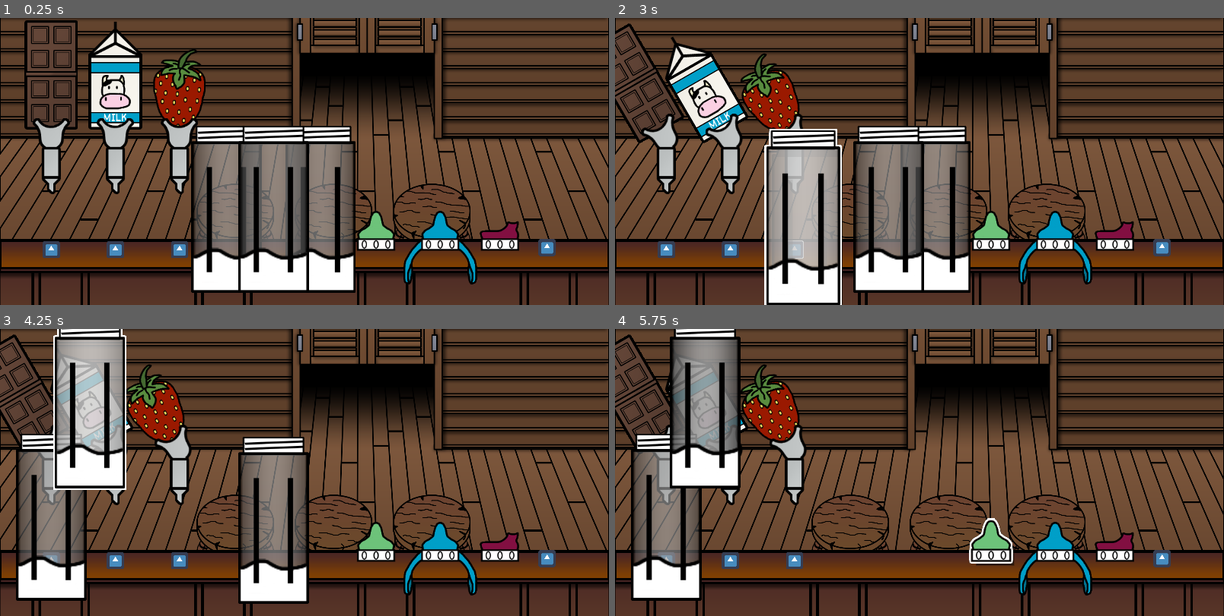
Above: before the commit, frames 1-4 (two rows, left to right).
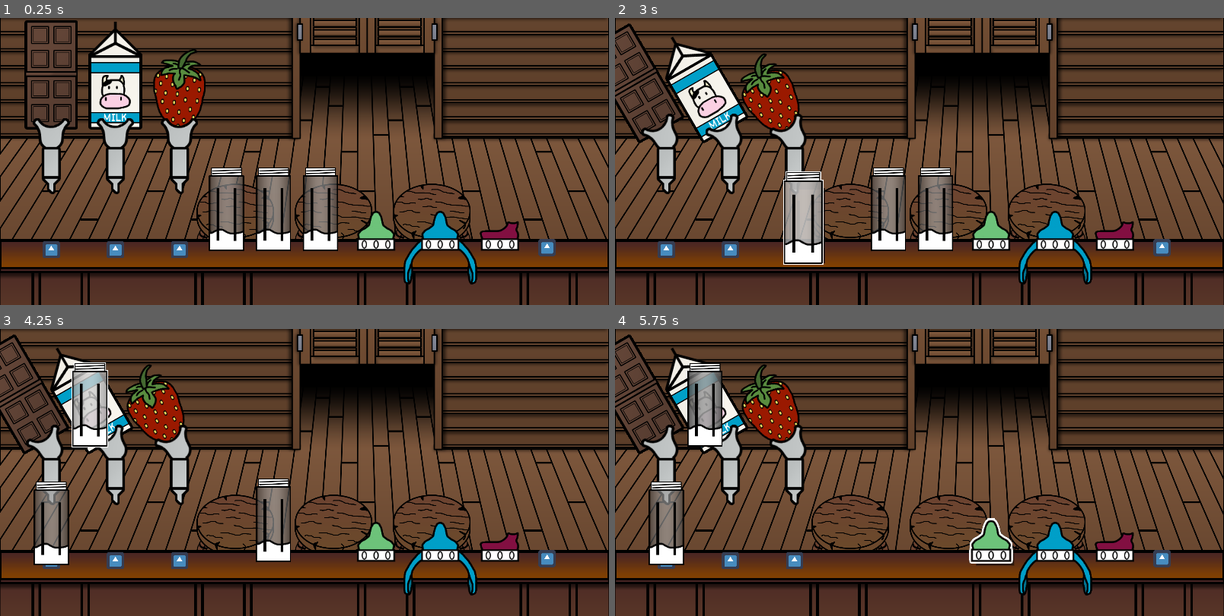
Above: after the commit, the same moments.

Repository: Gravedigger7789/little-willys-milk-bar
Game: Godot game, scene res://World.tscn
Two runs of this game, one before a commit and one after it. Both use one fixed random seed, a clock stepped at 60 frames per second and the inputs below. The engine's default icon, where the game draws it, is replaced by a stand-in: a white triangle on a blue panel in a dark square.
Inputs (mouse positions are in pixels of both pictures, inside the frame that each line leads up to):
- Up to frame 1 (0.25 s): no input
- Up to frame 2 (3 s): tap Enter at 0.5, 2 s; drag from (663, 86) to (663, 250) at 0.52 s; tap Space at 1.25, 2.75 s; drag from (730, 86) to (663, 250) at 1.27 s; move the mouse to (791, 86) at 2.02 s; press the mouse at (791, 86) at 2.03 s; release the mouse at (791, 86) at 2.75 s; drag from (840, 210) to (663, 250) at 2.77 s
- Up to frame 3 (4.25 s): drag from (322, 521) to (91, 406) at 3.52 s
- Up to frame 4 (5.75 s): drag from (889, 521) to (706, 406) at 4.27 s; move the mouse to (992, 541) at 5.02 s; press the mouse at (992, 541) at 5.03 s

The runs differ from the first frame. In frame 1, 13% of the frame differs, in the area x 31-59%, y 37-96%; in frame 2, 16%, in the area x 24-59%, y 37-100%; in frame 3, 15%; in frame 4, 9.9%.

Commit message:
Fixing size

Diff:
--- a/src/Objects/Bottle.tscn
+++ b/src/Objects/Bottle.tscn
@@ -13,21 +13,20 @@
 
 [sub_resource type="RectangleShape2D" id=2]
 resource_local_to_scene = true
-extents = Vector2( 80, 187 )
+extents = Vector2( 66, 157 )
 
 [node name="Bottle" instance=ExtResource( 1 )]
 script = ExtResource( 2 )
 
 [node name="Sprite" parent="." index="1"]
 material = SubResource( 1 )
-scale = Vector2( 2, 2 )
 texture = ExtResource( 4 )
 
 [node name="CollisionShape2D" parent="." index="2"]
 shape = SubResource( 2 )
 
 [node name="SnapPosition" parent="." index="3"]
-position = Vector2( 0, 176 )
+position = Vector2( 0, 152 )
 
 [node name="TopSnapPosition" type="Position2D" parent="." index="4"]
-position = Vector2( 0, -152 )
+position = Vector2( 0, -128 )
